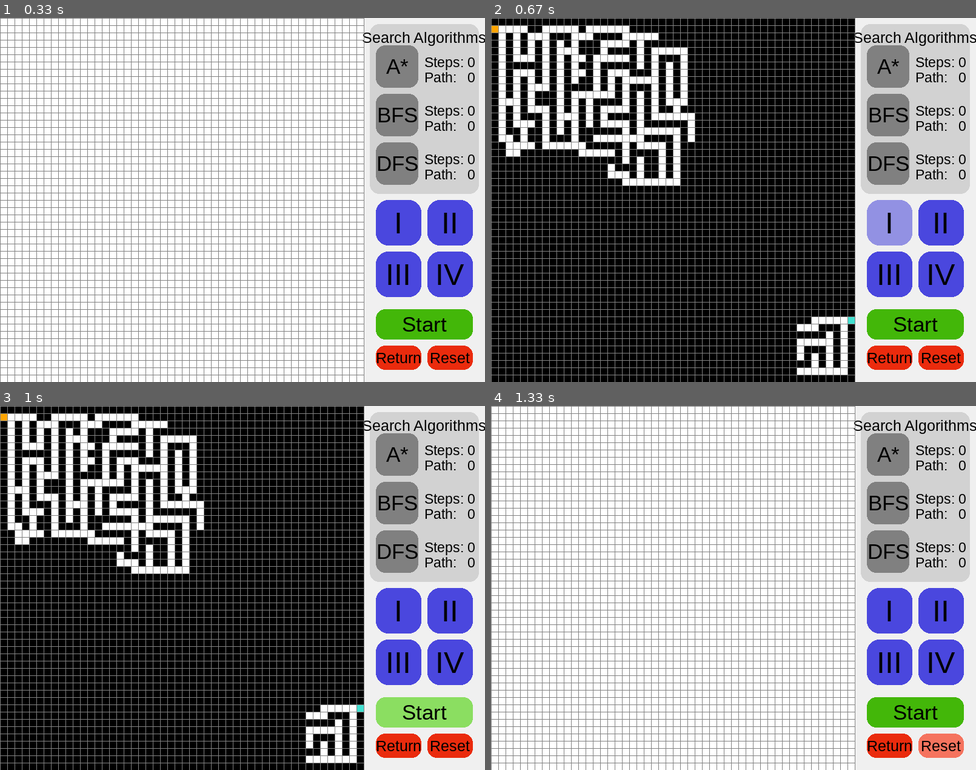
Above: before the commit, frames 1-4 (two rows, left to right).
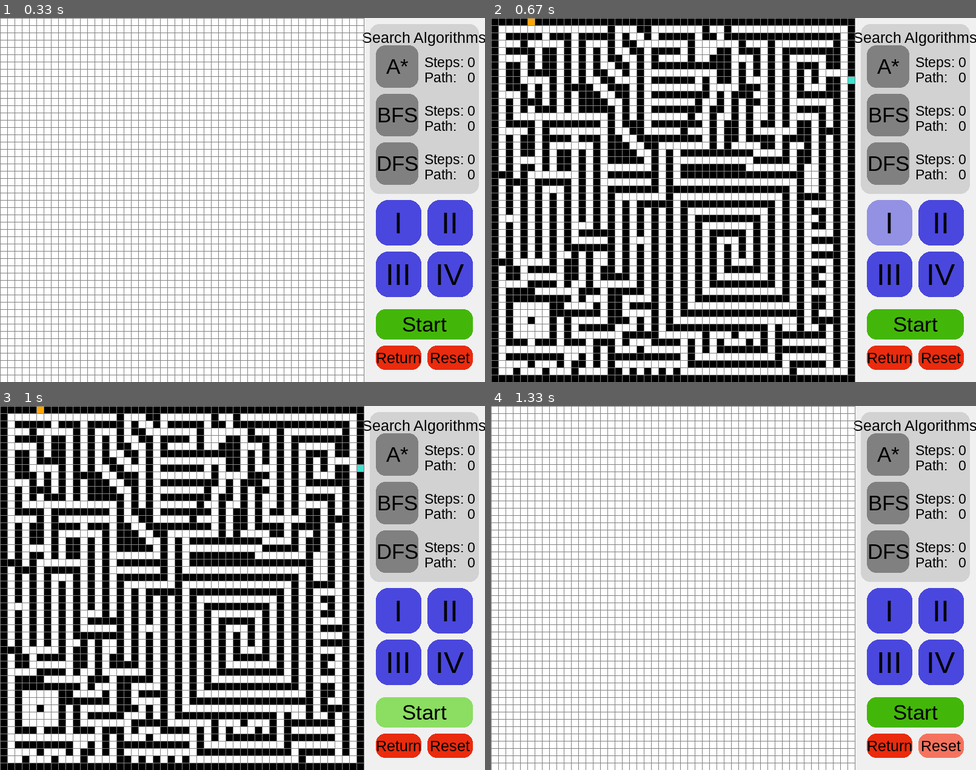
Above: after the commit, the same moments.

Repository: FelixBoegge/PathFinder_pygame
Game: pygame game, started from pathfinder.py
The game is run twice, just before and just after one commit, with the same random seed, the same clock (stepped at 60 frames per second) and the same inputs.
Inputs:
- Up to frame 1 (0.33 s): no input
- Up to frame 2 (0.67 s): click "I" at 0.38 s
- Up to frame 3 (1 s): click "Start" at 0.72 s
- Up to frame 4 (1.33 s): click "Reset" at 1.05 s

Frame 1 is identical in both runs. In frame 2, 29% of the frame differs, in the area x 0-75%, y 0-98%; in frame 3, 29%; in frame 4, nothing differs.

Commit message:
changed one of the default mazes

Diff:
--- a/mazes.py
+++ b/mazes.py
@@ -1,55 +1,55 @@
 mazes = []
 
 maze1 = [
-    ["#", "#", "#", "#", "#", "#", "#", "#", "#", "#", "#", "#", "#", "#", "#", "#", "#", "#", "#", "#", "#", "#", "#", "#", "#", "#", "#", "#", "#", "#", "#", "#", "#", "#", "#", "#", "#", "#", "#", "#", "#", "#", "#", "#", "#", "#", "#", "#", "#", "#"],
-    ["O", " ", " ", " ", " ", "#", "#", " ", " ", " ", " ", " ", "#", " ", " ", " ", " ", " ", " ", "#", "#", "#", "#", "#", "#", "#", "#", "#", "#", "#", "#", "#", "#", "#", "#", "#", "#", "#", "#", "#", "#", "#", "#", "#", "#", "#", "#", "#", "#", "#"],
-    ["#", " ", "#", " ", "#", " ", " ", " ", "#", "#", "#", " ", " ", " ", "#", "#", "#", "#", " ", " ", " ", " ", " ", "#", "#", "#", "#", "#", "#", "#", "#", "#", "#", "#", "#", "#", "#", "#", "#", "#", "#", "#", "#", "#", "#", "#", "#", "#", "#", "#"],
-    ["#", " ", "#", " ", "#", " ", "#", " ", "#", " ", "#", " ", "#", "#", "#", " ", " ", " ", " ", "#", " ", "#", "#", "#", "#", "#", "#", "#", "#", "#", "#", "#", "#", "#", "#", "#", "#", "#", "#", "#", "#", "#", "#", "#", "#", "#", "#", "#", "#", "#"],
-    ["#", " ", "#", " ", "#", " ", "#", " ", "#", " ", " ", " ", "#", "#", "#", " ", "#", "#", "#", "#", " ", "#", " ", " ", " ", " ", " ", "#", "#", "#", "#", "#", "#", "#", "#", "#", "#", "#", "#", "#", "#", "#", "#", "#", "#", "#", "#", "#", "#", "#"],
-    ["#", " ", "#", " ", " ", " ", "#", " ", "#", " ", "#", " ", " ", "#", " ", " ", " ", " ", " ", "#", " ", "#", " ", "#", "#", "#", " ", "#", "#", "#", "#", "#", "#", "#", "#", "#", "#", "#", "#", "#", "#", "#", "#", "#", "#", "#", "#", "#", "#", "#"],
-    ["#", " ", "#", "#", "#", "#", "#", " ", "#", " ", "#", " ", "#", "#", " ", "#", "#", "#", "#", "#", " ", "#", " ", "#", " ", "#", " ", "#", "#", "#", "#", "#", "#", "#", "#", "#", "#", "#", "#", "#", "#", "#", "#", "#", "#", "#", "#", "#", "#", "#"],
-    ["#", " ", "#", " ", " ", " ", "#", " ", "#", " ", "#", " ", " ", "#", " ", "#", " ", " ", " ", "#", "#", "#", " ", "#", " ", "#", " ", "#", "#", "#", "#", "#", "#", "#", "#", "#", "#", "#", "#", "#", "#", "#", "#", "#", "#", "#", "#", "#", "#", "#"],
-    ["#", " ", "#", " ", "#", " ", "#", " ", "#", " ", "#", " ", "#", "#", " ", "#", " ", "#", " ", " ", " ", " ", " ", "#", " ", "#", " ", "#", "#", "#", "#", "#", "#", "#", "#", "#", "#", "#", "#", "#", "#", "#", "#", "#", "#", "#", "#", "#", "#", "#"],
-    ["#", " ", "#", " ", "#", " ", " ", " ", "#", " ", "#", "#", "#", "#", " ", "#", " ", "#", " ", "#", "#", "#", " ", "#", " ", "#", " ", "#", "#", "#", "#", "#", "#", "#", "#", "#", "#", "#", "#", "#", "#", "#", "#", "#", "#", "#", "#", "#", "#", "#"],
-    ["#", " ", "#", " ", "#", " ", "#", "#", "#", " ", "#", " ", " ", " ", " ", " ", " ", "#", " ", "#", " ", "#", " ", "#", " ", "#", " ", "#", "#", "#", "#", "#", "#", "#", "#", "#", "#", "#", "#", "#", "#", "#", "#", "#", "#", "#", "#", "#", "#", "#"],
-    ["#", " ", " ", " ", "#", " ", "#", "#", "#", " ", "#", " ", "#", " ", "#", "#", "#", "#", " ", "#", " ", "#", " ", "#", " ", " ", " ", "#", "#", "#", "#", "#", "#", "#", "#", "#", "#", "#", "#", "#", "#", "#", "#", "#", "#", "#", "#", "#", "#", "#"],
-    ["#", " ", "#", " ", "#", " ", " ", " ", "#", " ", "#", " ", "#", " ", "#", " ", " ", " ", " ", "#", " ", "#", " ", "#", "#", " ", "#", "#", "#", "#", "#", "#", "#", "#", "#", "#", "#", "#", "#", "#", "#", "#", "#", "#", "#", "#", "#", "#", "#", "#"],
-    ["#", " ", "#", " ", "#", "#", "#", " ", "#", " ", " ", " ", "#", " ", "#", " ", "#", "#", "#", "#", " ", "#", " ", " ", " ", " ", " ", " ", "#", "#", "#", "#", "#", "#", "#", "#", "#", "#", "#", "#", "#", "#", "#", "#", "#", "#", "#", "#", "#", "#"],
-    ["#", " ", "#", " ", " ", " ", "#", " ", "#", " ", "#", " ", "#", " ", "#", " ", " ", " ", " ", "#", " ", "#", "#", "#", "#", "#", "#", " ", "#", "#", "#", "#", "#", "#", "#", "#", "#", "#", "#", "#", "#", "#", "#", "#", "#", "#", "#", "#", "#", "#"],
-    ["#", " ", "#", "#", " ", "#", "#", " ", "#", " ", "#", " ", "#", "#", "#", "#", "#", "#", " ", "#", " ", " ", " ", " ", " ", " ", "#", " ", "#", "#", "#", "#", "#", "#", "#", "#", "#", "#", "#", "#", "#", "#", "#", "#", "#", "#", "#", "#", "#", "#"],
-    ["#", " ", " ", "#", " ", "#", "#", " ", "#", "#", "#", " ", "#", "#", " ", " ", " ", " ", " ", " ", " ", "#", "#", "#", "#", " ", "#", " ", "#", "#", "#", "#", "#", "#", "#", "#", "#", "#", "#", "#", "#", "#", "#", "#", "#", "#", "#", "#", "#", "#"],
-    ["#", "#", " ", " ", " ", " ", "#", " ", " ", " ", " ", " ", " ", "#", "#", "#", "#", "#", " ", "#", " ", " ", " ", " ", "#", " ", "#", "#", "#", "#", "#", "#", "#", "#", "#", "#", "#", "#", "#", "#", "#", "#", "#", "#", "#", "#", "#", "#", "#", "#"],
-    ["#", "#", " ", " ", "#", "#", "#", "#", "#", "#", "#", "#", " ", " ", " ", " ", " ", "#", " ", "#", "#", "#", "#", " ", "#", " ", "#", "#", "#", "#", "#", "#", "#", "#", "#", "#", "#", "#", "#", "#", "#", "#", "#", "#", "#", "#", "#", "#", "#", "#"],
-    ["#", "#", "#", "#", "#", "#", "#", "#", "#", "#", "#", "#", "#", "#", "#", "#", "#", "#", " ", "#", " ", "#", "#", " ", "#", " ", "#", "#", "#", "#", "#", "#", "#", "#", "#", "#", "#", "#", "#", "#", "#", "#", "#", "#", "#", "#", "#", "#", "#", "#"],
-    ["#", "#", "#", "#", "#", "#", "#", "#", "#", "#", "#", "#", "#", "#", "#", "#", " ", "#", "#", "#", " ", "#", "#", " ", "#", " ", "#", "#", "#", "#", "#", "#", "#", "#", "#", "#", "#", "#", "#", "#", "#", "#", "#", "#", "#", "#", "#", "#", "#", "#"],
-    ["#", "#", "#", "#", "#", "#", "#", "#", "#", "#", "#", "#", "#", "#", "#", "#", " ", " ", " ", "#", " ", "#", "#", " ", "#", " ", "#", "#", "#", "#", "#", "#", "#", "#", "#", "#", "#", "#", "#", "#", "#", "#", "#", "#", "#", "#", "#", "#", "#", "#"],
-    ["#", "#", "#", "#", "#", "#", "#", "#", "#", "#", "#", "#", "#", "#", "#", "#", "#", "#", " ", " ", " ", " ", " ", " ", " ", " ", "#", "#", "#", "#", "#", "#", "#", "#", "#", "#", "#", "#", "#", "#", "#", "#", "#", "#", "#", "#", "#", "#", "#", "#"],
-    ["#", "#", "#", "#", "#", "#", "#", "#", "#", "#", "#", "#", "#", "#", "#", "#", "#", "#", "#", "#", "#", "#", "#", "#", "#", "#", "#", "#", "#", "#", "#", "#", "#", "#", "#", "#", "#", "#", "#", "#", "#", "#", "#", "#", "#", "#", "#", "#", "#", "#"],
-    ["#", "#", "#", "#", "#", "#", "#", "#", "#", "#", "#", "#", "#", "#", "#", "#", "#", "#", "#", "#", "#", "#", "#", "#", "#", "#", "#", "#", "#", "#", "#", "#", "#", "#", "#", "#", "#", "#", "#", "#", "#", "#", "#", "#", "#", "#", "#", "#", "#", "#"],
-    ["#", "#", "#", "#", "#", "#", "#", "#", "#", "#", "#", "#", "#", "#", "#", "#", "#", "#", "#", "#", "#", "#", "#", "#", "#", "#", "#", "#", "#", "#", "#", "#", "#", "#", "#", "#", "#", "#", "#", "#", "#", "#", "#", "#", "#", "#", "#", "#", "#", "#"],
-    ["#", "#", "#", "#", "#", "#", "#", "#", "#", "#", "#", "#", "#", "#", "#", "#", "#", "#", "#", "#", "#", "#", "#", "#", "#", "#", "#", "#", "#", "#", "#", "#", "#", "#", "#", "#", "#", "#", "#", "#", "#", "#", "#", "#", "#", "#", "#", "#", "#", "#"],
-    ["#", "#", "#", "#", "#", "#", "#", "#", "#", "#", "#", "#", "#", "#", "#", "#", "#", "#", "#", "#", "#", "#", "#", "#", "#", "#", "#", "#", "#", "#", "#", "#", "#", "#", "#", "#", "#", "#", "#", "#", "#", "#", "#", "#", "#", "#", "#", "#", "#", "#"],
-    ["#", "#", "#", "#", "#", "#", "#", "#", "#", "#", "#", "#", "#", "#", "#", "#", "#", "#", "#", "#", "#", "#", "#", "#", "#", "#", "#", "#", "#", "#", "#", "#", "#", "#", "#", "#", "#", "#", "#", "#", "#", "#", "#", "#", "#", "#", "#", "#", "#", "#"],
-    ["#", "#", "#", "#", "#", "#", "#", "#", "#", "#", "#", "#", "#", "#", "#", "#", "#", "#", "#", "#", "#", "#", "#", "#", "#", "#", "#", "#", "#", "#", "#", "#", "#", "#", "#", "#", "#", "#", "#", "#", "#", "#", "#", "#", "#", "#", "#", "#", "#", "#"],
-    ["#", "#", "#", "#", "#", "#", "#", "#", "#", "#", "#", "#", "#", "#", "#", "#", "#", "#", "#", "#", "#", "#", "#", "#", "#", "#", "#", "#", "#", "#", "#", "#", "#", "#", "#", "#", "#", "#", "#", "#", "#", "#", "#", "#", "#", "#", "#", "#", "#", "#"],
-    ["#", "#", "#", "#", "#", "#", "#", "#", "#", "#", "#", "#", "#", "#", "#", "#", "#", "#", "#", "#", "#", "#", "#", "#", "#", "#", "#", "#", "#", "#", "#", "#", "#", "#", "#", "#", "#", "#", "#", "#", "#", "#", "#", "#", "#", "#", "#", "#", "#", "#"],
-    ["#", "#", "#", "#", "#", "#", "#", "#", "#", "#", "#", "#", "#", "#", "#", "#", "#", "#", "#", "#", "#", "#", "#", "#", "#", "#", "#", "#", "#", "#", "#", "#", "#", "#", "#", "#", "#", "#", "#", "#", "#", "#", "#", "#", "#", "#", "#", "#", "#", "#"],
-    ["#", "#", "#", "#", "#", "#", "#", "#", "#", "#", "#", "#", "#", "#", "#", "#", "#", "#", "#", "#", "#", "#", "#", "#", "#", "#", "#", "#", "#", "#", "#", "#", "#", "#", "#", "#", "#", "#", "#", "#", "#", "#", "#", "#", "#", "#", "#", "#", "#", "#"],
-    ["#", "#", "#", "#", "#", "#", "#", "#", "#", "#", "#", "#", "#", "#", "#", "#", "#", "#", "#", "#", "#", "#", "#", "#", "#", "#", "#", "#", "#", "#", "#", "#", "#", "#", "#", "#", "#", "#", "#", "#", "#", "#", "#", "#", "#", "#", "#", "#", "#", "#"],
-    ["#", "#", "#", "#", "#", "#", "#", "#", "#", "#", "#", "#", "#", "#", "#", "#", "#", "#", "#", "#", "#", "#", "#", "#", "#", "#", "#", "#", "#", "#", "#", "#", "#", "#", "#", "#", "#", "#", "#", "#", "#", "#", "#", "#", "#", "#", "#", "#", "#", "#"],
-    ["#", "#", "#", "#", "#", "#", "#", "#", "#", "#", "#", "#", "#", "#", "#", "#", "#", "#", "#", "#", "#", "#", "#", "#", "#", "#", "#", "#", "#", "#", "#", "#", "#", "#", "#", "#", "#", "#", "#", "#", "#", "#", "#", "#", "#", "#", "#", "#", "#", "#"],
-    ["#", "#", "#", "#", "#", "#", "#", "#", "#", "#", "#", "#", "#", "#", "#", "#", "#", "#", "#", "#", "#", "#", "#", "#", "#", "#", "#", "#", "#", "#", "#", "#", "#", "#", "#", "#", "#", "#", "#", "#", "#", "#", "#", "#", "#", "#", "#", "#", "#", "#"],
-    ["#", "#", "#", "#", "#", "#", "#", "#", "#", "#", "#", "#", "#", "#", "#", "#", "#", "#", "#", "#", "#", "#", "#", "#", "#", "#", "#", "#", "#", "#", "#", "#", "#", "#", "#", "#", "#", "#", "#", "#", "#", "#", "#", "#", "#", "#", "#", "#", "#", "#"],
-    ["#", "#", "#", "#", "#", "#", "#", "#", "#", "#", "#", "#", "#", "#", "#", "#", "#", "#", "#", "#", "#", "#", "#", "#", "#", "#", "#", "#", "#", "#", "#", "#", "#", "#", "#", "#", "#", "#", "#", "#", "#", "#", "#", "#", "#", "#", "#", "#", "#", "#"],
-    ["#", "#", "#", "#", "#", "#", "#", "#", "#", "#", "#", "#", "#", "#", "#", "#", "#", "#", "#", "#", "#", "#", "#", "#", "#", "#", "#", "#", "#", "#", "#", "#", "#", "#", "#", "#", "#", "#", "#", "#", "#", "#", "#", "#", "#", "#", "#", "#", "#", "#"],
-    ["#", "#", "#", "#", "#", "#", "#", "#", "#", "#", "#", "#", "#", "#", "#", "#", "#", "#", "#", "#", "#", "#", "#", "#", "#", "#", "#", "#", "#", "#", "#", "#", "#", "#", "#", "#", "#", "#", "#", "#", "#", "#", "#", "#", " ", " ", " ", " ", " ", "X"],
-    ["#", "#", "#", "#", "#", "#", "#", "#", "#", "#", "#", "#", "#", "#", "#", "#", "#", "#", "#", "#", "#", "#", "#", "#", "#", "#", "#", "#", "#", "#", "#", "#", "#", "#", "#", "#", "#", "#", "#", "#", "#", "#", " ", " ", " ", "#", "#", "#", " ", "#"],
-    ["#", "#", "#", "#", "#", "#", "#", "#", "#", "#", "#", "#", "#", "#", "#", "#", "#", "#", "#", "#", "#", "#", "#", "#", "#", "#", "#", "#", "#", "#", "#", "#", "#", "#", "#", "#", "#", "#", "#", "#", "#", "#", "#", "#", "#", "#", " ", "#", " ", "#"],
-    ["#", "#", "#", "#", "#", "#", "#", "#", "#", "#", "#", "#", "#", "#", "#", "#", "#", "#", "#", "#", "#", "#", "#", "#", "#", "#", "#", "#", "#", "#", "#", "#", "#", "#", "#", "#", "#", "#", "#", "#", "#", "#", " ", " ", " ", " ", " ", "#", " ", "#"],
-    ["#", "#", "#", "#", "#", "#", "#", "#", "#", "#", "#", "#", "#", "#", "#", "#", "#", "#", "#", "#", "#", "#", "#", "#", "#", "#", "#", "#", "#", "#", "#", "#", "#", "#", "#", "#", "#", "#", "#", "#", "#", "#", " ", "#", "#", "#", " ", "#", " ", "#"],
-    ["#", "#", "#", "#", "#", "#", "#", "#", "#", "#", "#", "#", "#", "#", "#", "#", "#", "#", "#", "#", "#", "#", "#", "#", "#", "#", "#", "#", "#", "#", "#", "#", "#", "#", "#", "#", "#", "#", "#", "#", "#", "#", " ", "#", " ", "#", " ", "#", " ", "#"],
-    ["#", "#", "#", "#", "#", "#", "#", "#", "#", "#", "#", "#", "#", "#", "#", "#", "#", "#", "#", "#", "#", "#", "#", "#", "#", "#", "#", "#", "#", "#", "#", "#", "#", "#", "#", "#", "#", "#", "#", "#", "#", "#", "#", "#", " ", "#", " ", "#", " ", "#"],
-    ["#", "#", "#", "#", "#", "#", "#", "#", "#", "#", "#", "#", "#", "#", "#", "#", "#", "#", "#", "#", "#", "#", "#", "#", "#", "#", "#", "#", "#", "#", "#", "#", "#", "#", "#", "#", "#", "#", "#", "#", "#", "#", " ", " ", " ", " ", " ", " ", " ", "#"],
+    ["#", "#", "#", "#", "#", "O", "#", "#", "#", "#", "#", "#", "#", "#", "#", "#", "#", "#", "#", "#", "#", "#", "#", "#", "#", "#", "#", "#", "#", "#", "#", "#", "#", "#", "#", "#", "#", "#", "#", "#", "#", "#", "#", "#", "#", "#", "#", "#", "#", "#"],
+    ["#", " ", " ", " ", " ", " ", " ", " ", " ", " ", " ", " ", " ", " ", " ", " ", "#", " ", " ", " ", "#", "#", " ", " ", " ", " ", " ", " ", " ", "#", " ", " ", "#", " ", " ", " ", " ", " ", " ", " ", " ", " ", " ", " ", " ", " ", " ", " ", " ", "#"],
+    ["#", " ", "#", "#", "#", "#", "#", " ", "#", "#", "#", " ", "#", "#", "#", "#", "#", " ", "#", " ", " ", "#", " ", "#", "#", "#", "#", "#", " ", "#", "#", " ", "#", "#", "#", "#", "#", "#", "#", "#", "#", "#", "#", "#", "#", "#", "#", "#", " ", "#"],
+    ["#", " ", " ", " ", "#", " ", " ", " ", " ", " ", "#", " ", "#", " ", " ", " ", "#", " ", "#", "#", " ", " ", " ", " ", " ", " ", " ", "#", " ", " ", " ", " ", " ", " ", "#", " ", " ", " ", "#", " ", " ", " ", " ", " ", " ", " ", " ", "#", " ", "#"],
+    ["#", " ", "#", "#", "#", "#", " ", "#", "#", " ", "#", " ", "#", " ", "#", " ", "#", " ", " ", "#", "#", " ", "#", "#", "#", "#", " ", "#", " ", " ", " ", "#", "#", " ", "#", "#", "#", " ", "#", " ", "#", "#", "#", "#", "#", "#", "#", "#", " ", "#"],
+    ["#", " ", " ", " ", " ", "#", " ", "#", "#", " ", "#", " ", "#", " ", "#", " ", "#", "#", " ", " ", "#", " ", "#", " ", " ", " ", " ", "#", " ", " ", "#", "#", "#", " ", " ", " ", "#", " ", "#", " ", "#", " ", " ", " ", " ", " ", "#", "#", " ", "#"],
+    ["#", " ", "#", "#", " ", "#", " ", "#", "#", " ", "#", " ", "#", " ", "#", " ", " ", "#", "#", " ", "#", " ", "#", "#", "#", "#", "#", "#", "#", "#", "#", "#", "#", " ", "#", " ", "#", " ", "#", " ", "#", " ", "#", "#", "#", " ", "#", "#", " ", "#"],
+    ["#", " ", "#", "#", " ", "#", "#", "#", "#", " ", "#", " ", "#", " ", "#", "#", " ", " ", "#", " ", "#", " ", " ", " ", " ", " ", " ", " ", " ", " ", " ", "#", "#", " ", "#", " ", "#", " ", "#", " ", "#", " ", "#", " ", "#", " ", " ", " ", " ", "#"],
+    ["#", " ", "#", "#", " ", " ", " ", " ", "#", " ", "#", " ", "#", " ", " ", "#", "#", " ", " ", " ", "#", " ", "#", "#", "#", "#", "#", "#", " ", "#", " ", "#", "#", " ", "#", " ", " ", " ", "#", " ", "#", " ", "#", " ", "#", " ", "#", "#", " ", "X"],
+    ["#", " ", "#", "#", "#", " ", "#", " ", "#", " ", "#", "#", "#", "#", " ", " ", "#", "#", "#", " ", "#", " ", " ", " ", " ", " ", " ", " ", " ", "#", " ", " ", " ", " ", "#", "#", "#", " ", "#", " ", "#", " ", "#", " ", " ", " ", "#", "#", " ", "#"],
+    ["#", " ", " ", " ", "#", " ", "#", " ", "#", " ", "#", " ", "#", "#", "#", " ", " ", "#", "#", " ", "#", " ", "#", "#", "#", "#", "#", "#", "#", "#", " ", "#", " ", "#", "#", "#", " ", " ", "#", " ", "#", " ", "#", "#", "#", "#", "#", "#", " ", "#"],
+    ["#", " ", "#", " ", "#", "#", "#", " ", "#", " ", "#", " ", "#", "#", "#", "#", " ", " ", "#", " ", "#", " ", " ", " ", " ", " ", " ", " ", "#", " ", " ", "#", " ", "#", " ", "#", "#", " ", "#", " ", "#", " ", " ", " ", " ", " ", " ", "#", " ", "#"],
+    ["#", " ", "#", " ", "#", " ", "#", "#", "#", " ", "#", " ", "#", "#", "#", "#", "#", " ", "#", " ", "#", " ", "#", "#", "#", "#", "#", "#", "#", " ", "#", "#", " ", "#", " ", "#", " ", " ", "#", " ", "#", " ", "#", "#", "#", "#", " ", "#", " ", "#"],
+    ["#", " ", "#", " ", " ", " ", " ", " ", " ", " ", " ", " ", " ", " ", " ", " ", "#", " ", "#", " ", "#", " ", " ", " ", " ", " ", " ", "#", " ", " ", "#", " ", " ", "#", " ", "#", " ", " ", "#", " ", "#", " ", " ", " ", " ", "#", " ", "#", " ", "#"],
+    ["#", " ", "#", "#", "#", "#", " ", "#", "#", "#", "#", "#", "#", "#", "#", " ", "#", " ", "#", "#", "#", " ", "#", "#", "#", "#", "#", "#", "#", " ", "#", " ", "#", "#", " ", "#", " ", "#", "#", " ", "#", " ", "#", "#", " ", "#", " ", "#", " ", "#"],
+    ["#", " ", " ", " ", " ", "#", " ", "#", " ", " ", " ", " ", " ", " ", " ", " ", "#", " ", " ", "#", "#", " ", " ", " ", " ", " ", "#", " ", " ", " ", "#", " ", "#", "#", " ", "#", " ", " ", " ", " ", " ", " ", "#", "#", " ", "#", "#", "#", " ", "#"],
+    ["#", " ", "#", " ", "#", "#", " ", "#", "#", "#", "#", " ", "#", "#", "#", " ", "#", "#", " ", " ", "#", "#", "#", "#", "#", "#", "#", "#", "#", " ", "#", " ", "#", "#", " ", "#", "#", "#", "#", " ", "#", "#", "#", "#", " ", "#", " ", "#", " ", "#"],
+    ["#", " ", "#", " ", "#", "#", " ", "#", " ", " ", " ", " ", " ", " ", "#", " ", "#", "#", "#", " ", " ", "#", "#", " ", " ", " ", " ", " ", " ", " ", "#", " ", "#", " ", " ", " ", " ", "#", "#", " ", "#", " ", " ", "#", " ", "#", " ", "#", " ", "#"],
+    ["#", " ", "#", " ", "#", "#", " ", "#", " ", "#", "#", " ", "#", " ", "#", " ", "#", "#", "#", "#", " ", " ", "#", " ", "#", " ", "#", "#", "#", "#", "#", "#", "#", "#", "#", "#", " ", " ", " ", " ", "#", " ", "#", "#", " ", "#", " ", "#", " ", "#"],
+    ["#", " ", "#", " ", " ", " ", " ", "#", " ", "#", "#", " ", "#", " ", "#", " ", "#", "#", "#", "#", "#", " ", "#", " ", "#", " ", " ", " ", " ", " ", " ", " ", " ", " ", " ", " ", "#", "#", "#", "#", "#", " ", "#", "#", " ", "#", " ", "#", " ", "#"],
+    ["#", " ", "#", " ", "#", "#", " ", "#", " ", "#", "#", " ", "#", " ", "#", " ", " ", " ", " ", " ", " ", " ", "#", " ", "#", " ", "#", "#", "#", "#", "#", "#", "#", "#", "#", " ", " ", " ", " ", " ", " ", " ", "#", " ", " ", "#", " ", "#", " ", "#"],
+    ["#", "#", "#", " ", "#", " ", " ", " ", " ", " ", " ", " ", "#", " ", "#", " ", "#", "#", "#", "#", "#", "#", "#", " ", "#", " ", "#", "#", "#", "#", "#", "#", "#", "#", "#", "#", "#", "#", "#", "#", "#", "#", "#", " ", " ", "#", " ", "#", " ", "#"],
+    ["#", " ", "#", "#", "#", " ", "#", "#", "#", "#", "#", " ", "#", " ", "#", " ", " ", " ", " ", " ", " ", " ", "#", " ", "#", " ", " ", " ", " ", " ", " ", " ", " ", " ", " ", " ", " ", " ", " ", " ", " ", " ", "#", " ", " ", "#", " ", "#", " ", "#"],
+    ["#", " ", "#", " ", "#", " ", "#", " ", " ", " ", "#", " ", "#", " ", "#", " ", "#", "#", "#", "#", "#", "#", "#", " ", "#", "#", "#", "#", "#", "#", "#", "#", "#", "#", "#", "#", "#", "#", "#", "#", "#", " ", "#", " ", " ", "#", " ", "#", " ", "#"],
+    ["#", " ", "#", " ", "#", " ", "#", " ", "#", " ", "#", " ", "#", " ", "#", " ", "#", " ", " ", " ", " ", " ", " ", " ", "#", " ", " ", " ", " ", " ", " ", " ", " ", " ", " ", " ", " ", " ", " ", " ", "#", " ", "#", "#", "#", "#", " ", "#", " ", "#"],
+    ["#", " ", "#", " ", "#", " ", "#", " ", "#", " ", "#", " ", "#", " ", "#", " ", "#", " ", "#", " ", "#", "#", "#", "#", "#", " ", "#", "#", "#", "#", "#", "#", "#", "#", "#", "#", "#", "#", "#", " ", "#", " ", "#", " ", " ", " ", " ", "#", " ", "#"],
+    ["#", " ", "#", " ", "#", " ", "#", " ", "#", " ", "#", " ", "#", " ", "#", " ", "#", " ", "#", " ", "#", " ", "#", " ", "#", " ", "#", " ", " ", " ", " ", " ", " ", " ", " ", " ", " ", " ", "#", " ", "#", " ", "#", " ", "#", "#", " ", "#", " ", "#"],
+    ["#", " ", " ", " ", "#", " ", "#", " ", "#", " ", "#", " ", "#", " ", "#", " ", "#", " ", "#", " ", "#", " ", "#", " ", "#", " ", "#", " ", "#", "#", "#", "#", "#", "#", "#", "#", "#", " ", "#", " ", "#", " ", "#", " ", " ", "#", " ", "#", " ", "#"],
+    ["#", " ", "#", " ", "#", " ", "#", " ", "#", " ", "#", " ", " ", " ", "#", " ", "#", " ", "#", " ", "#", " ", "#", " ", "#", " ", "#", " ", "#", " ", " ", " ", " ", " ", " ", " ", "#", " ", "#", " ", "#", " ", "#", " ", "#", "#", " ", "#", " ", "#"],
+    ["#", " ", "#", " ", "#", " ", "#", " ", "#", " ", "#", " ", "#", "#", "#", "#", "#", " ", "#", " ", "#", " ", "#", " ", "#", " ", "#", " ", "#", " ", "#", "#", "#", "#", "#", " ", "#", " ", "#", " ", "#", " ", "#", " ", " ", " ", " ", "#", " ", "#"],
+    ["#", " ", "#", " ", "#", " ", "#", " ", "#", " ", "#", " ", " ", " ", " ", " ", "#", " ", "#", " ", " ", " ", "#", " ", "#", " ", "#", " ", "#", " ", "#", " ", " ", " ", "#", " ", "#", " ", "#", " ", "#", " ", "#", " ", "#", "#", "#", "#", " ", "#"],
+    ["#", " ", "#", " ", "#", " ", "#", " ", "#", " ", "#", "#", "#", "#", "#", "#", "#", " ", "#", " ", "#", " ", "#", " ", "#", " ", "#", " ", "#", " ", "#", " ", "#", " ", "#", " ", "#", " ", "#", " ", "#", " ", "#", " ", " ", " ", " ", "#", " ", "#"],
+    ["#", " ", "#", " ", "#", " ", "#", " ", "#", " ", " ", "#", " ", "#", " ", " ", "#", " ", "#", " ", "#", " ", "#", " ", "#", " ", "#", " ", "#", " ", "#", " ", "#", " ", "#", " ", "#", " ", "#", " ", "#", " ", "#", " ", "#", "#", "#", "#", " ", "#"],
+    ["#", "#", "#", " ", " ", " ", " ", " ", "#", " ", "#", "#", " ", "#", " ", " ", "#", " ", "#", " ", "#", " ", "#", " ", "#", " ", "#", " ", "#", " ", "#", " ", "#", " ", " ", " ", "#", " ", "#", " ", "#", " ", "#", " ", " ", " ", " ", "#", " ", "#"],
+    ["#", " ", "#", "#", " ", "#", "#", "#", "#", " ", "#", "#", " ", "#", " ", "#", "#", " ", "#", " ", "#", " ", "#", " ", "#", " ", "#", " ", "#", " ", "#", " ", "#", "#", "#", "#", "#", " ", "#", " ", "#", " ", "#", " ", "#", "#", " ", "#", " ", "#"],
+    ["#", " ", "#", "#", " ", " ", " ", " ", " ", " ", "#", "#", " ", "#", " ", "#", "#", "#", "#", " ", "#", " ", "#", " ", "#", " ", "#", " ", "#", " ", "#", " ", " ", " ", " ", " ", " ", " ", "#", " ", "#", " ", "#", " ", "#", " ", " ", "#", " ", "#"],
+    ["#", " ", " ", " ", " ", "#", "#", "#", "#", " ", "#", " ", " ", "#", " ", " ", " ", " ", " ", " ", "#", " ", "#", " ", "#", " ", "#", " ", "#", " ", "#", "#", "#", "#", "#", "#", "#", "#", "#", " ", "#", " ", "#", " ", "#", "#", " ", "#", " ", "#"],
+    ["#", " ", "#", "#", "#", "#", " ", " ", " ", " ", " ", " ", "#", "#", "#", " ", "#", "#", "#", "#", "#", " ", "#", " ", "#", " ", "#", " ", "#", " ", " ", " ", " ", " ", " ", " ", " ", " ", " ", " ", "#", " ", "#", " ", " ", " ", " ", "#", " ", "#"],
+    ["#", " ", "#", "#", "#", "#", "#", "#", "#", "#", "#", " ", "#", " ", " ", " ", "#", "#", " ", " ", " ", " ", "#", " ", "#", " ", "#", " ", "#", "#", "#", "#", "#", "#", "#", "#", "#", "#", "#", "#", "#", " ", "#", " ", "#", "#", " ", "#", " ", "#"],
+    ["#", " ", "#", " ", " ", " ", " ", " ", "#", "#", " ", " ", " ", " ", "#", " ", "#", "#", " ", "#", "#", "#", "#", " ", "#", " ", "#", " ", " ", " ", " ", " ", " ", " ", " ", " ", " ", " ", " ", " ", " ", " ", "#", " ", "#", "#", " ", "#", " ", "#"],
+    ["#", " ", "#", " ", " ", " ", " ", " ", "#", "#", "#", "#", "#", "#", "#", " ", "#", "#", " ", " ", " ", " ", "#", " ", "#", " ", "#", "#", "#", "#", "#", "#", "#", "#", "#", "#", "#", "#", "#", "#", "#", "#", "#", " ", "#", " ", " ", "#", " ", "#"],
+    ["#", " ", "#", " ", " ", "#", " ", " ", "#", " ", "#", " ", " ", " ", " ", " ", "#", "#", "#", " ", "#", " ", "#", " ", "#", " ", " ", " ", " ", " ", " ", " ", " ", " ", " ", " ", " ", " ", " ", " ", " ", " ", "#", " ", "#", "#", "#", "#", " ", "#"],
+    ["#", " ", "#", " ", " ", " ", " ", " ", "#", " ", "#", " ", "#", "#", "#", "#", "#", " ", " ", " ", "#", " ", "#", " ", "#", "#", "#", "#", "#", "#", "#", "#", "#", "#", "#", "#", "#", "#", " ", "#", " ", " ", "#", " ", " ", "#", " ", "#", " ", "#"],
+    ["#", " ", "#", " ", " ", " ", " ", " ", "#", " ", "#", " ", " ", " ", " ", " ", " ", " ", "#", "#", "#", "#", "#", " ", " ", " ", " ", " ", " ", "#", " ", " ", " ", "#", " ", " ", " ", "#", " ", "#", "#", "#", "#", "#", "#", "#", " ", "#", " ", "#"],
+    ["#", " ", "#", "#", "#", " ", "#", "#", "#", " ", "#", "#", "#", " ", "#", "#", "#", " ", "#", " ", " ", " ", "#", "#", "#", "#", " ", "#", " ", "#", " ", "#", " ", " ", " ", "#", " ", "#", " ", "#", " ", " ", " ", " ", " ", " ", " ", "#", " ", "#"],
+    ["#", " ", " ", " ", " ", " ", " ", " ", " ", " ", " ", " ", " ", " ", "#", " ", "#", " ", " ", " ", "#", " ", " ", " ", " ", " ", " ", "#", " ", "#", " ", "#", "#", "#", "#", "#", "#", "#", " ", "#", "#", "#", "#", "#", "#", "#", " ", "#", " ", "#"],
+    ["#", " ", "#", "#", "#", "#", "#", "#", "#", "#", " ", " ", "#", " ", "#", " ", "#", "#", "#", "#", "#", "#", "#", "#", "#", "#", " ", "#", " ", " ", " ", " ", " ", " ", " ", " ", " ", " ", " ", "#", " ", " ", " ", " ", " ", " ", " ", "#", " ", "#"],
+    ["#", " ", " ", " ", " ", "#", " ", " ", " ", "#", " ", "#", "#", " ", "#", " ", "#", " ", " ", " ", " ", " ", " ", " ", " ", " ", " ", "#", "#", "#", "#", "#", "#", "#", "#", "#", "#", "#", "#", "#", " ", "#", "#", "#", "#", "#", " ", "#", " ", "#"],
+    ["#", " ", " ", "#", " ", " ", " ", "#", " ", " ", " ", "#", " ", " ", " ", " ", "#", "#", " ", "#", " ", "#", " ", "#", " ", "#", " ", " ", " ", " ", " ", " ", " ", " ", " ", " ", " ", " ", " ", " ", " ", "#", " ", " ", " ", " ", " ", " ", " ", "#"],
     ["#", "#", "#", "#", "#", "#", "#", "#", "#", "#", "#", "#", "#", "#", "#", "#", "#", "#", "#", "#", "#", "#", "#", "#", "#", "#", "#", "#", "#", "#", "#", "#", "#", "#", "#", "#", "#", "#", "#", "#", "#", "#", "#", "#", "#", "#", "#", "#", "#", "#"]
 ]
 
